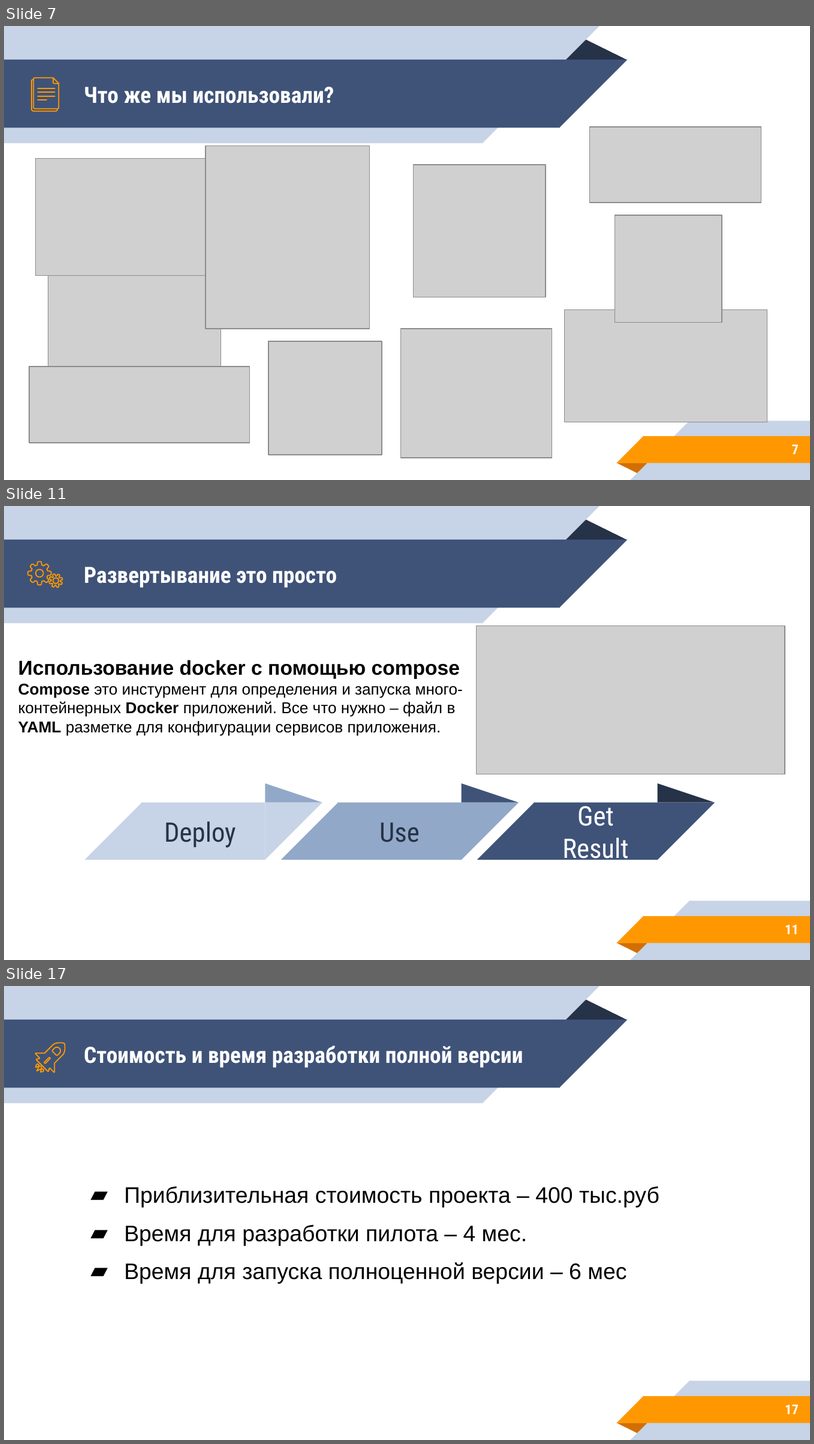
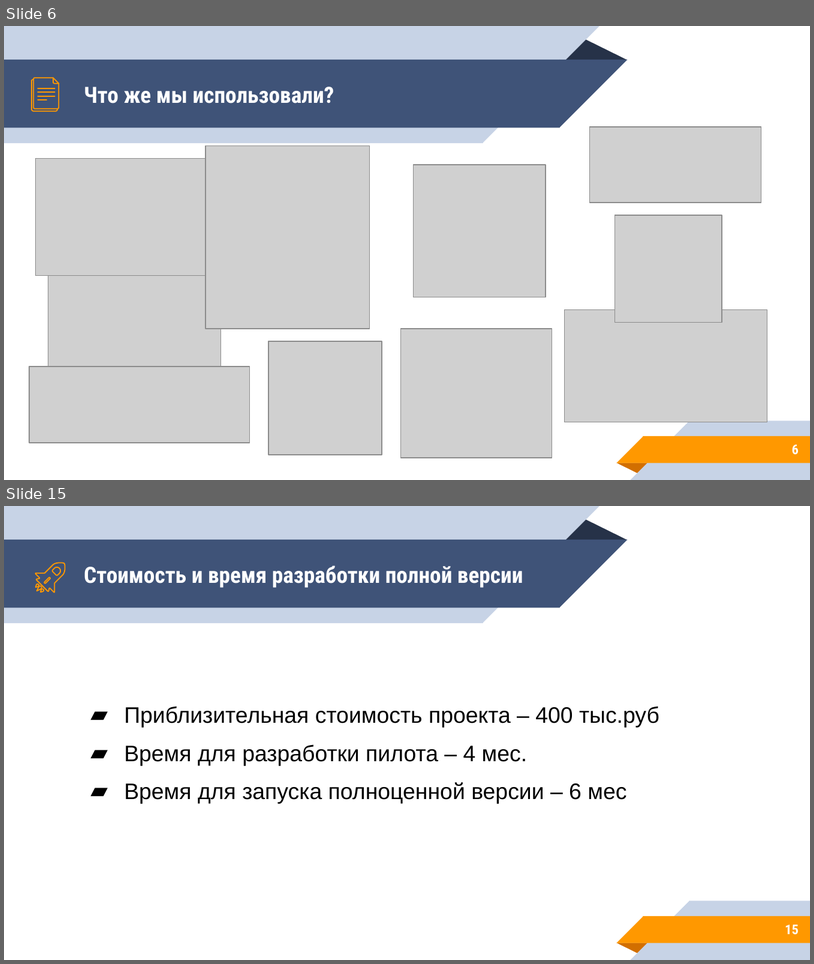
Before and after one commit to KochankovID/hacatone_miac, a slide deck: visual/Danko.pptx. Shown one above the other, each under a label of ours: slides 7, 11 and 17 before the commit, slides 6 and 15 after it; the slides between them are not shown. The pictures are 814x1444 and 814x964 pixels, drawn with LibreOffice and Linux fonts; fonts in the diff are those of the drawing; grey boxes stand for pictures. Boxes give left, top, right and bottom in pixels: in the first picture for what was removed or moved away, otherwise in the second. Text is boxed around its words. In the diff, an @@ line names an element or a change of style, - is before the commit and + after.

```diff
--- a/visual/Danko.pptx
+++ b/visual/Danko.pptx
@@ slide 11 removed at (4, 506, 810, 960), background #FFFFFF; not listed: 10 template elements that a slide beside it also shows @@
@@ freeform shape removed at (28, 562, 51, 585) @@
@@ freeform shape removed at (49, 574, 62, 586) @@
@@ title removed at (84, 567, 337, 588) @@
-Развертывание это просто
@@ picture removed at (477, 625, 785, 774) @@
@@ text removed at (18, 660, 463, 736) @@
-Использование docker с помощью compose
-Compose это инстурмент для определения и запуска много-контейнерных Docker приложений. Все что нужно – файл в YAML разметке для конфигурации сервисов приложения.
@@ group removed at (84, 783, 323, 859): 2 right triangles, 1 rectangle, 1 triangle @@
-Deploy
@@ group removed at (281, 783, 518, 859): 2 right triangles, 1 rectangle, 1 triangle @@
-Use
@@ group removed at (477, 783, 715, 859): 2 right triangles, 1 rectangle, 1 triangle @@
-Get Result
@@ page number removed at (785, 924, 799, 934) @@
-11
@@ what was slide 7 is now slide 6 @@
@@ page number at (792, 444, 799, 454): text changed @@
-7
+6
@@ what was slide 17 is now slide 15 @@
@@ page number at (785, 924, 799, 934): text changed @@
-17
+15
```
Also in this commit, not shown: 7 slides changed, 4 slides added, 7 other slides removed, 9 other files.
